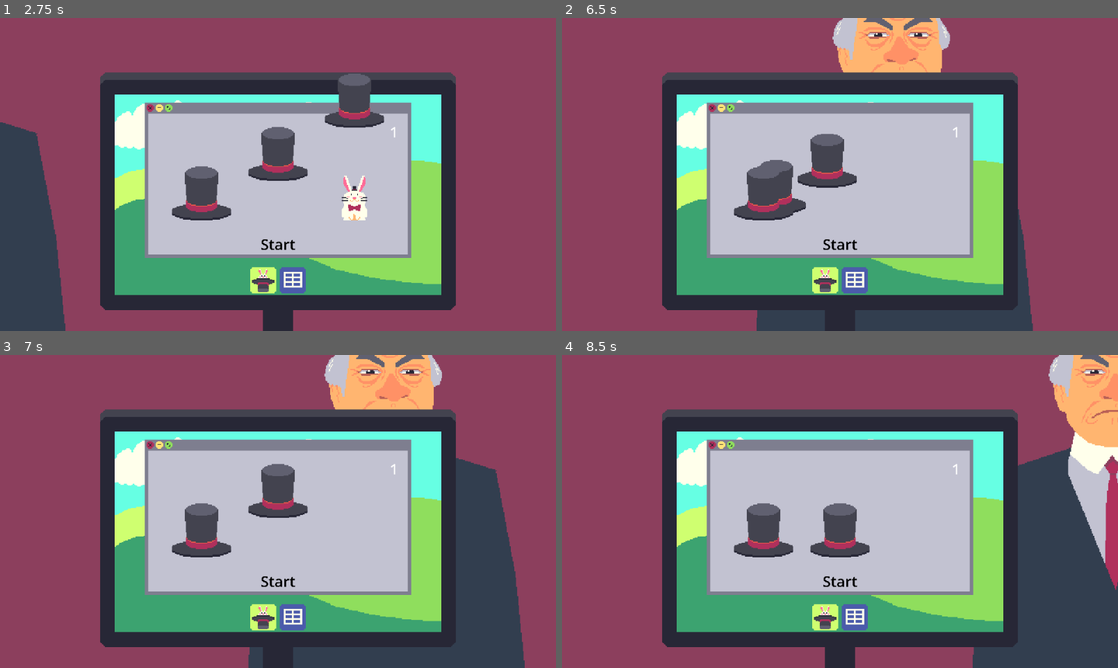
Above: before the commit, frames 1-4 (two rows, left to right).
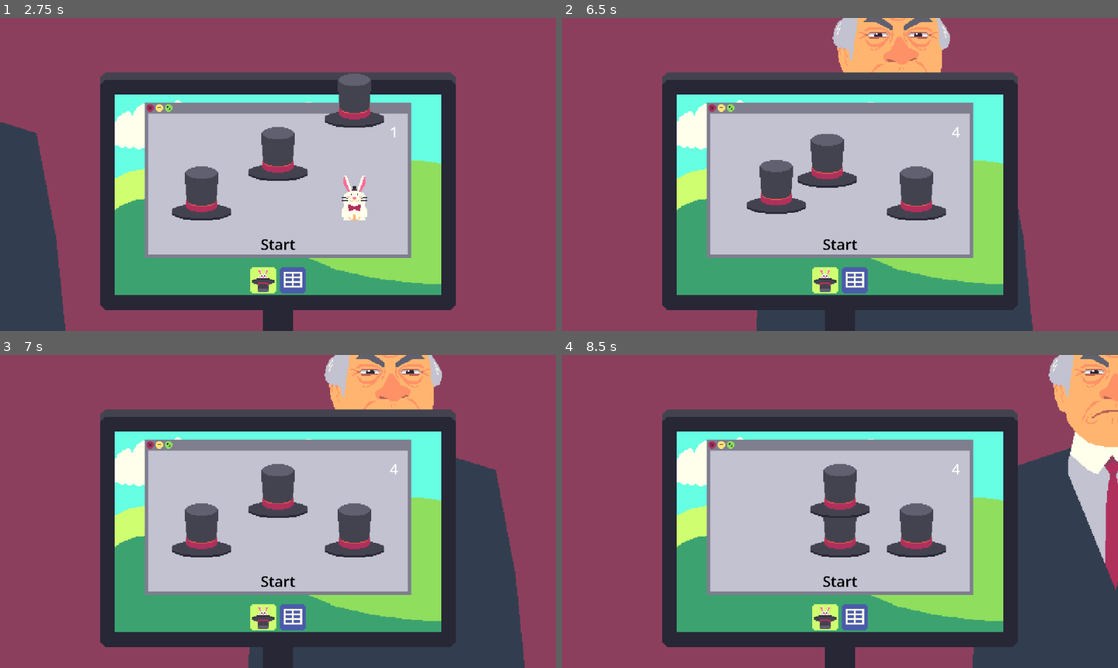
Above: after the commit, the same moments.

Repository: vazor222/MakersMartGameInADay2026PlayDontWork
Game: Godot game, scene res://magic.tscn
Same seed, same stepped clock (60 frames per second), same inputs: the game is played once before the commit and once after it.
Inputs (mouse positions are in pixels of both pictures, inside the frame that each line leads up to):
- Up to frame 1 (2.75 s): move the mouse to (294, 280) at 0.52 s; click (294, 280) at 0.6 s; tap Enter at 1.25 s; move the mouse to (261, 280) at 1.27 s; click (261, 280) at 1.35 s; tap Space at 2 s; move the mouse to (200, 190) at 2.02 s; click (200, 190) at 2.1 s
- Up to frame 2 (6.5 s): move the mouse to (840, 152) at 2.77 s; click (840, 152) at 2.85 s; move the mouse to (917, 190) at 3.52 s; click (917, 190) at 3.6 s; move the mouse to (840, 243) at 4.27 s; click (840, 243) at 4.35 s; move the mouse to (867, 174) at 5.02 s; click (867, 174) at 5.1 s; move the mouse to (756, 96) at 5.77 s; click (756, 96) at 5.85 s
- Up to frame 3 (7 s): move the mouse to (400, 495) at 6.52 s; click (400, 495) at 6.6 s
- Up to frame 4 (8.5 s): move the mouse to (728, 527) at 7.27 s; click (728, 527) at 7.35 s; move the mouse to (895, 442) at 8.02 s; click (895, 442) at 8.1 s

Frame 1 is identical in both runs. In frame 2, 2.0% of the frame differs, in the area x 30-72%, y 34-65%; in frame 3, 1.2%; in frame 4, 3.4%.

Commit message:
skill based minigame

Diff:
--- a/MagicMiniGamePrototype/HatClick.gd
+++ b/MagicMiniGamePrototype/HatClick.gd
@@ -6,11 +6,10 @@
 @export var animation_player:AnimationPlayer
 
 var shuffle_count_current:int
-var score:int
+var move_count:int
 
 # Called when the node enters the scene tree for the first time.
 func _ready() -> void:
-	score = 0
 	input_event.connect(_on_input_event)
 	if index != 2:
 		$BunnySprite2D.hide()
@@ -24,18 +23,14 @@
 func _on_input_event(viewport: Node, event: InputEvent, shape_idx: int):
 	if Input.is_action_just_pressed('mouse_click'):
 		print('clicked! idx:', index)
-		var correct = get_tree().get_first_node_in_group('start_shuffle').get_correct_hat_index()
-		if index == correct:
-			score += 1
-			get_tree().get_first_node_in_group('magic_office').add_score(1)
+		get_tree().get_first_node_in_group('magic_office').clicked_hat_index(index)
 
 func _on_drop_finished():
 	get_tree().get_first_node_in_group('start_shuffle').continue_shuffle()
 	$BunnySprite2D.hide()
 
-func get_score() -> int:
-	return score
-
+func get_move_count() -> int:
+	return move_count
 
 func lift():
 	animation_player.play('hat_lift_up')
@@ -45,6 +40,7 @@
 
 func start_shuffle():
 	shuffle_count_current = shuffle_count
+	move_count = 0
 	print('start shuffle count:',shuffle_count_current)
 
 func shuffle():
@@ -55,6 +51,7 @@
 	print('shuffle2 index:',index,' shuffle count:',shuffle_count_current)
 	if shuffle_count_current == 0:
 		print('shuffle end')
+		animation_player.play('hat_idle')
 		if index == 0:
 			end_shuffle()
 		return
@@ -65,18 +62,32 @@
 	if index == 0:
 		if target_pos == 1:
 			animation_player.play('hat_shuffle_left_to_middle')
+			move_count += 1
+			return
 		elif target_pos == 2:
 			animation_player.play('hat_shuffle_left_to_right')
+			move_count += 1
+			return
 	elif index == 1:
 		if target_pos == 0:
 			animation_player.play('hat_shuffle_middle_to_left')
+			move_count += 1
+			return
 		elif target_pos == 2:
 			animation_player.play('hat_shuffle_middle_to_right')
+			move_count += 1
+			return
 	elif index == 2:
 		if target_pos == 0:
 			animation_player.play('hat_shuffle_right_to_left')
+			move_count += 1
+			return
 		elif target_pos == 1:
 			animation_player.play('hat_shuffle_right_to_middle')
+			move_count += 1
+			return
+
+	animation_player.play('hat_idle')
 
 func end_shuffle():
 	get_tree().get_first_node_in_group('start_shuffle').end_shuffle()
--- a/MagicMiniGamePrototype/StartShuffle.gd
+++ b/MagicMiniGamePrototype/StartShuffle.gd
@@ -29,6 +29,3 @@
 
 func end_shuffle():
 	pass
-
-func get_correct_hat_index() -> int:
-	return correct_hat_index
--- a/MagicMiniGamePrototype/magicOffice.gd
+++ b/MagicMiniGamePrototype/magicOffice.gd
@@ -31,3 +31,24 @@
 func add_score(amount):
 	score += amount
 	score_label.text = str(score)
+
+func clicked_hat_index(index):
+	var highestMoveCount:int = 0
+	var leftMoveCount = get_tree().get_first_node_in_group('hat_left').get_move_count()
+	if leftMoveCount > highestMoveCount:
+		highestMoveCount = leftMoveCount
+	var middleMoveCount = get_tree().get_first_node_in_group('hat_middle').get_move_count()
+	if middleMoveCount > highestMoveCount:
+		highestMoveCount = middleMoveCount
+	var rightMoveCount = get_tree().get_first_node_in_group('hat_right').get_move_count()
+	if rightMoveCount > highestMoveCount:
+		highestMoveCount = rightMoveCount
+
+	if index == 0 && leftMoveCount == highestMoveCount:
+		add_score(1)
+	elif index == 1 && middleMoveCount == highestMoveCount:
+		add_score(1)
+	elif index == 2 && rightMoveCount == highestMoveCount:
+		add_score(1)
+
+	pass
